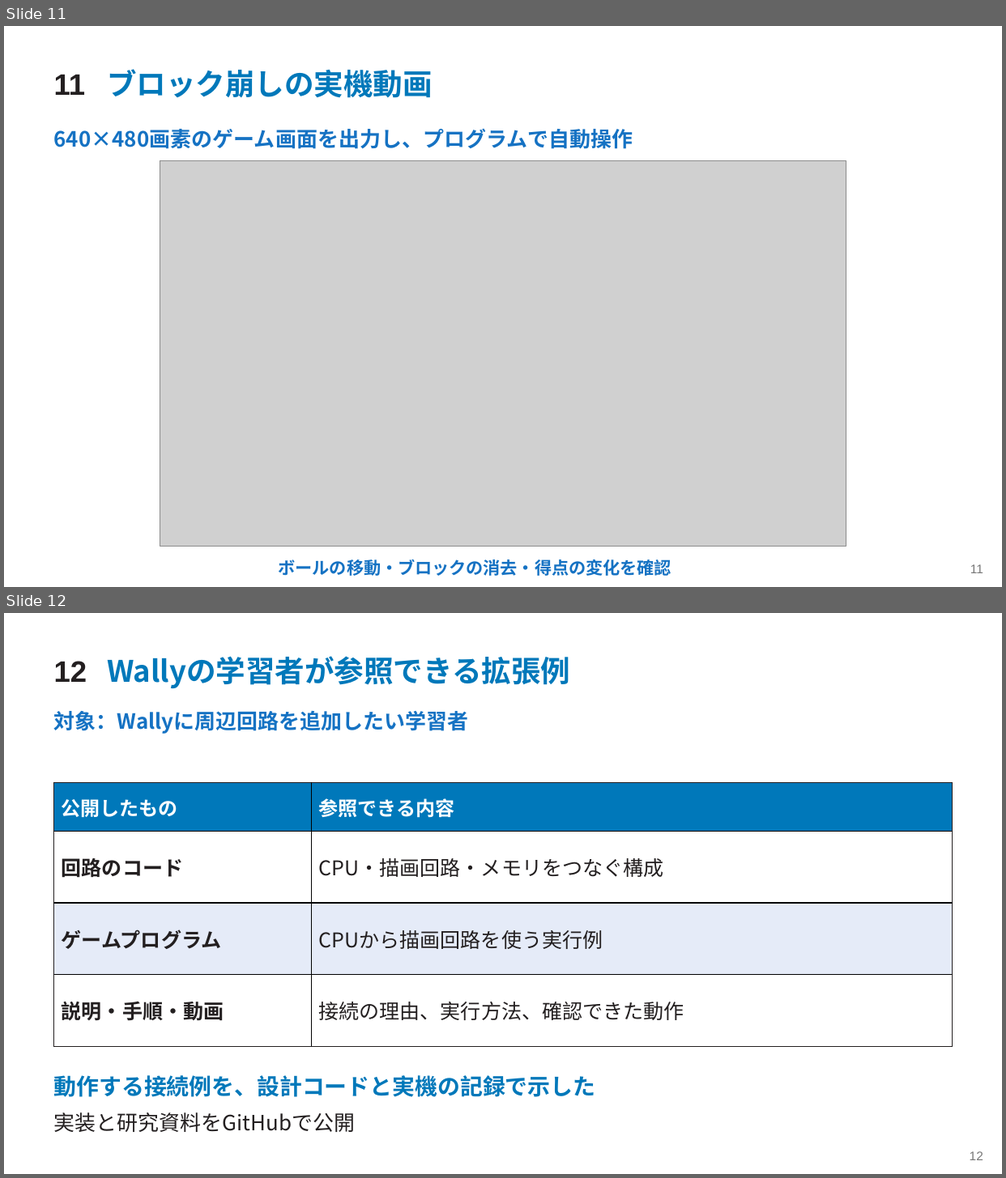
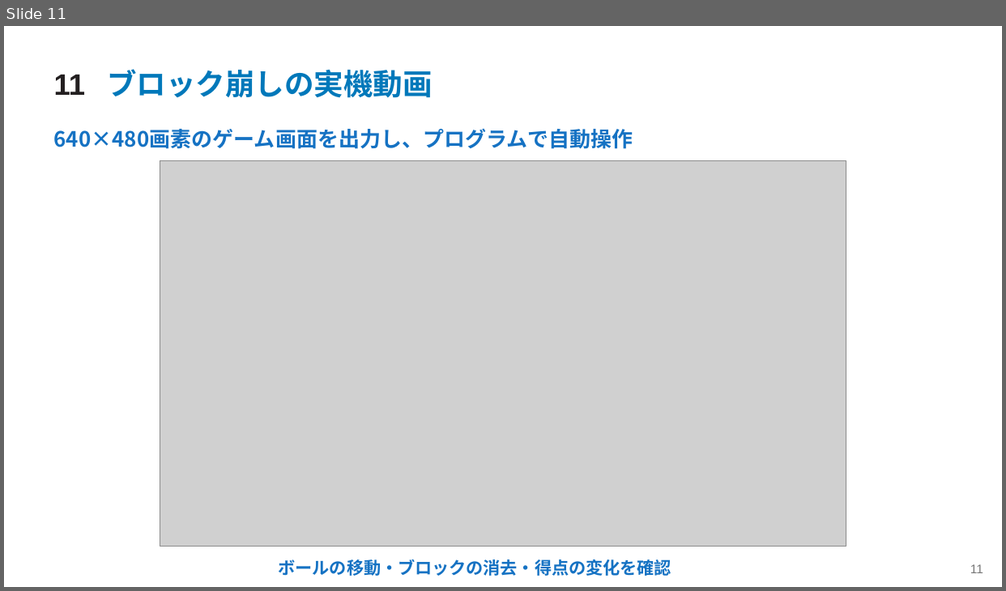
Before and after one commit to SoshiroFujimori/wally-game-console-research, a slide deck: docs/presentation/中間発表_主要事項.pptx. Shown one above the other, each under a label of ours: slides 11 and 12 before the commit, slide 11 after it. The pictures are 1006x1178 and 1006x591 pixels, drawn with LibreOffice and Linux fonts; fonts in the diff are those of the drawing; grey boxes stand for pictures. Boxes give left, top, right and bottom in pixels: in the first picture for what was removed or moved away, otherwise in the second. Text is boxed around its words. In the diff, an @@ line names an element or a change of style, - is before the commit and + after.

```diff
--- a/docs/presentation/中間発表_主要事項.pptx
+++ b/docs/presentation/中間発表_主要事項.pptx
@@ slide 12 removed at <box>4,613,1002,1174</box>, background #FFFFFF @@
@@ text removed at <box>54,661,87,682</box> @@
-12
@@ text removed at <box>107,656,570,689</box> @@
-Wallyの学習者が参照できる拡張例
@@ text removed at <box>54,711,469,734</box> @@
-対象：Wallyに周辺回路を追加したい学習者
@@ table removed at <box>54,783,953,1046</box>, 4 rows, 2 columns @@
-公開したもの | 参照できる内容
-回路のコード | CPU・描画回路・メモリをつなぐ構成
-ゲームプログラム | CPUから描画回路を使う実行例
-説明・手順・動画 | 接続の理由、実行方法、確認できた動作
@@ text removed at <box>54,1076,596,1097</box> @@
-動作する接続例を、設計コードと実機の記録で示した
@@ text removed at <box>54,1113,356,1132</box> @@
-実装と研究資料をGitHubで公開
@@ text removed at <box>970,1152,983,1161</box> @@
-12
```
Also in this commit, not shown: 9 slides changed, 3 slides added, 2 other slides removed, 23 other files.
